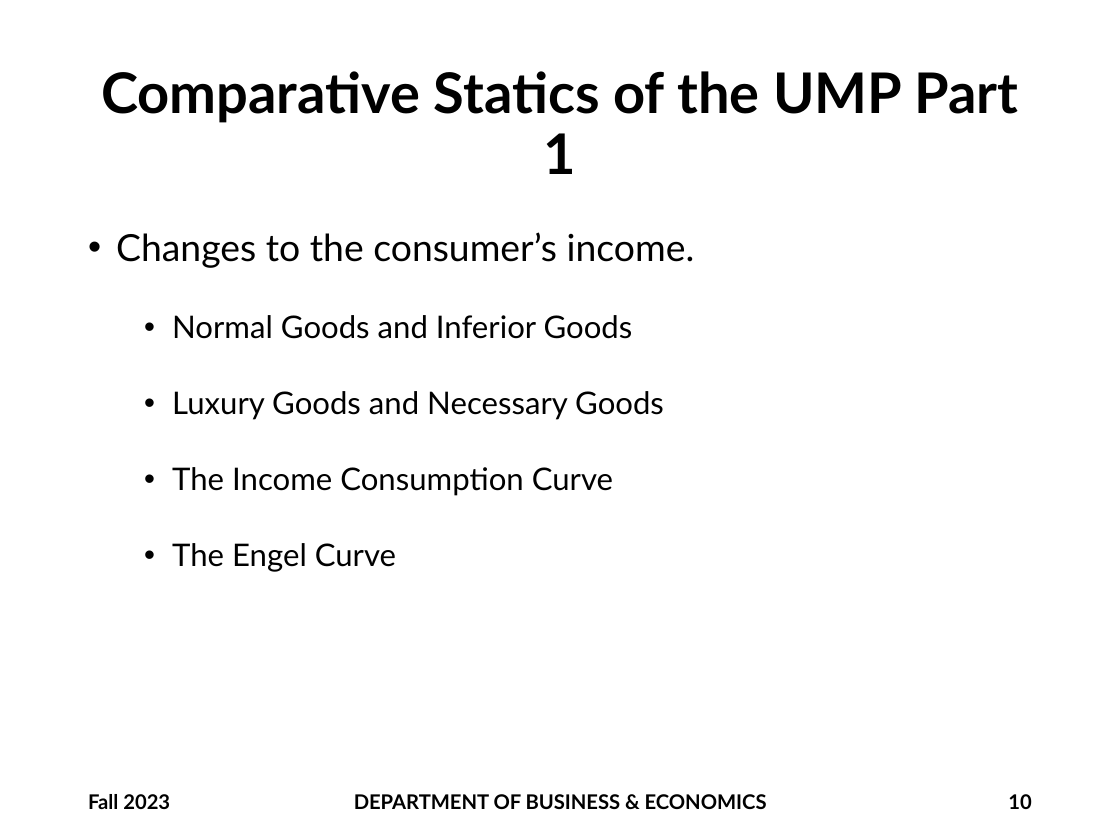
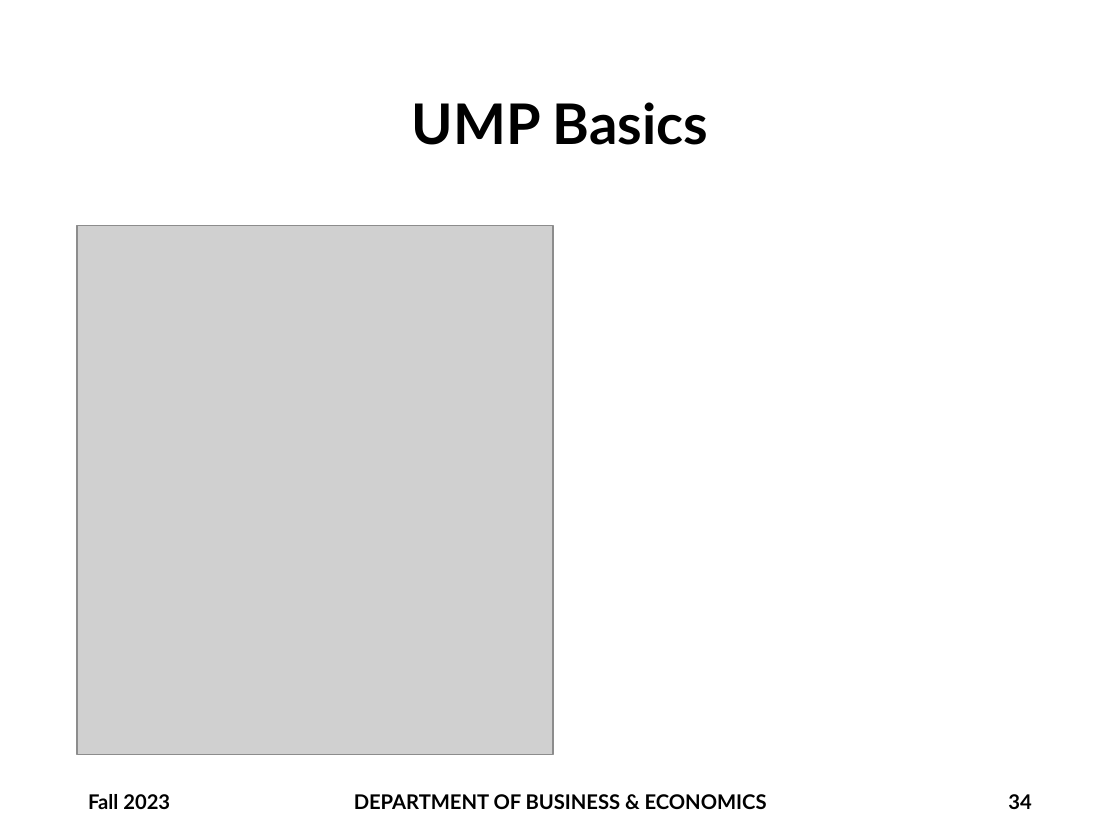
Before and after one commit to brianhwpark/brianhwpark.github.io, a slide deck: slide 34 of files/teaching-resources/monmouthcollege-econ-300/ECON300-LEC11.pptx (slide 10 before the commit). Drawn at 1120x840 pixels with LibreOffice and Linux fonts; fonts in the diff are those of the drawing; grey boxes stand for pictures; background and template pictures are left out. Boxes give left, top, right and bottom in pixels: in the first picture for what was removed or moved away, otherwise in the second. Text is boxed around its words. In the diff, an @@ line names an element or a change of style, - is before the commit and + after.

```diff
--- a/files/teaching-resources/monmouthcollege-econ-300/ECON300-LEC11.pptx
+++ b/files/teaching-resources/monmouthcollege-econ-300/ECON300-LEC11.pptx
@@ title at box(412, 102, 708, 145): text changed @@
-Comparative Statics of the UMP Part 1
+UMP Basics
@@ picture added at box(77, 225, 553, 754) @@
@@ text removed at box(116, 232, 695, 572) @@
-• Changes to the consumer’s income.
-  • Normal Goods and Inferior Goods
-  • Luxury Goods and Necessary Goods
-  • The Income Consumption Curve
-  • The Engel Curve
@@ page number at box(1008, 794, 1031, 809): text changed @@
-10
+34
```
Also in this commit, not shown: 20 other slides changed, 20 slides added, 3 other files.
